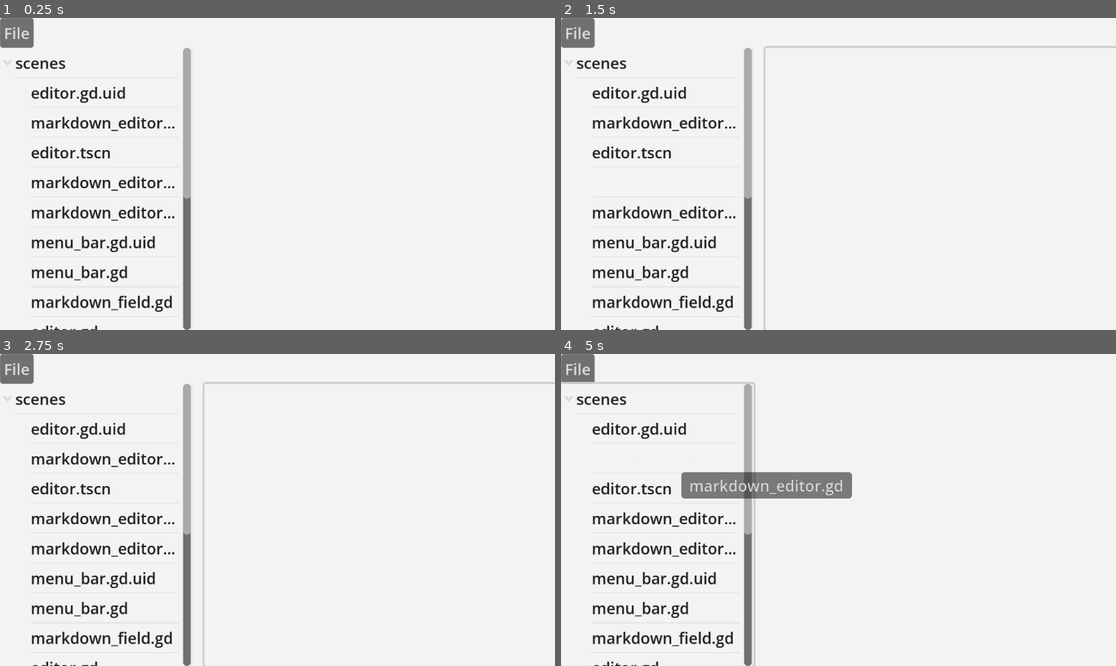
Above: before the commit, frames 1-4 (two rows, left to right).
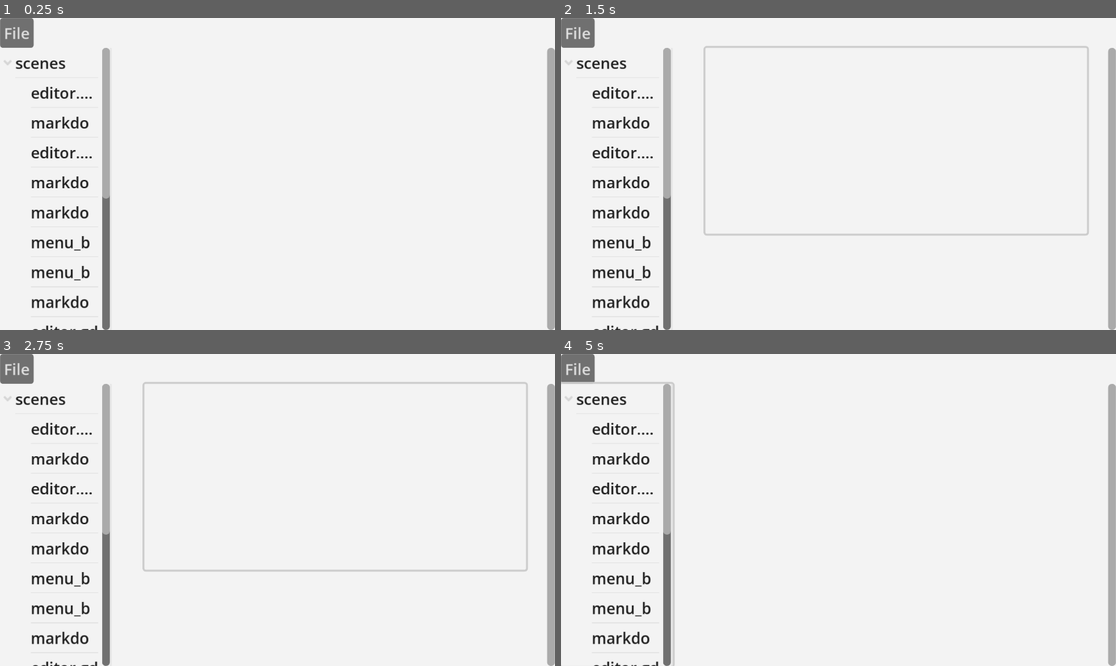
Above: after the commit, the same moments.

Repository: olafjanssen/snorfeld
Game: Godot game, scene res://scenes/editor.tscn
Two runs of this game, one before a commit and one after it. Both use one fixed random seed, a clock stepped at 60 frames per second and the inputs below.
Inputs (mouse positions are in pixels of both pictures, inside the frame that each line leads up to):
- Up to frame 1 (0.25 s): no input
- Up to frame 2 (1.5 s): tap Enter at 0.5 s; move the mouse to (938, 189) at 0.52 s; hold Right 0.53-1.28 s; tap Backspace at 0.6 s; click (938, 189) at 0.67 s; tap Space at 1.25 s; move the mouse to (727, 189) at 1.27 s; hold Down from 1.28 s (still down); tap Delete at 1.35 s
- Up to frame 3 (2.75 s): move the mouse to (333, 441) at 2.02 s; release Down at 2.03 s; hold Right from 2.03 s (still down); tap Enter at 2.1 s
- Up to frame 4 (5 s): tap Enter at 2.75, 4.25 s; move the mouse to (810, 572) at 2.77 s; release Right at 2.78 s; hold Up 2.78-3.53 s; tap C at 2.85 s; click (810, 572) at 2.92 s; tap Space at 3.5 s; move the mouse to (1005, 556) at 3.52 s; hold Left from 3.53 s (still down); tap V at 3.6 s; move the mouse to (672, 463) at 4.27 s; tap X at 4.35 s

The runs differ from the first frame. In frame 1, 5.4% of the frame differs, in the area x 14-100%, y 9-100%; in frame 2, 6.5%; in frame 3, 6.4%; in frame 4, 8.4%, in the area x 5-100%, y 8-100%.

Commit message:
Improved themes font sizes

Diff:
--- a/scenes/editor.tscn
+++ b/scenes/editor.tscn
@@ -39,8 +39,8 @@
 anchor_bottom = 1.0
 offset_top = 24.0
 theme = ExtResource("2_xg7d5")
-split_offsets = PackedInt32Array(200)
-split_offset = 200
+split_offsets = PackedInt32Array(116)
+split_offset = 116
 
 [node name="FileBrowser" type="Tree" parent="HSplitContainer" unique_id=1189385257]
 layout_mode = 2
--- a/scenes/markdown_editor.gd
+++ b/scenes/markdown_editor.gd
@@ -1,7 +1,7 @@
 extends Control
 
 @onready var scroll: ScrollContainer = $ScrollContainer
-@onready var markdown_label: MarkdownLabel = $ScrollContainer/MarkdownContent
+@onready var markdown_label: MarkdownLabel = $ScrollContainer/MarginContainer/MarkdownContent
 @onready var cursor_timer: Timer = $Timer
 
 var text: String = ""
--- a/scenes/markdown_editor.tscn
+++ b/scenes/markdown_editor.tscn
@@ -18,8 +18,18 @@
 anchor_right = 1.0
 anchor_bottom = 1.0
 theme = ExtResource("2_grceo")
+horizontal_scroll_mode = 0
+vertical_scroll_mode = 2
 
-[node name="MarkdownContent" type="RichTextLabel" parent="ScrollContainer" unique_id=1400961899]
+[node name="MarginContainer" type="MarginContainer" parent="ScrollContainer" unique_id=1461582576]
+layout_mode = 2
+size_flags_horizontal = 3
+size_flags_vertical = 3
+theme_override_constants/margin_left = 22
+theme_override_constants/margin_right = 22
+theme_override_constants/margin_bottom = 100
+
+[node name="MarkdownContent" type="RichTextLabel" parent="ScrollContainer/MarginContainer" unique_id=1400961899]
 layout_mode = 2
 size_flags_horizontal = 3
 size_flags_vertical = 3
@@ -30,6 +40,8 @@
 [b]Hello![/b]
 [i]Hello[/i]
 [font_size=23]Hello! hpw are you [/font_size]"
+fit_content = true
+scroll_active = false
 context_menu_enabled = true
 selection_enabled = true
 script = ExtResource("2_mdfield")
--- a/scenes/markdown_field.gd
+++ b/scenes/markdown_field.gd
@@ -9,14 +9,6 @@
 @export_multiline var markdown_text: String : set = _set_markdown_text
 
 @export var keep_markdown_markers: bool = true
-
-@export_group("Header formats")
-@export var h1_size: int = 24
-@export var h2_size: int = 20
-@export var h3_size: int = 18
-@export var h4_size: int = 16
-@export var h5_size: int = 14
-@export var h6_size: int = 12
 
 var _dirty: bool = false
 
@@ -95,11 +87,11 @@
 	return result
 
 func _get_header_size(level: int) -> int:
-	match level:
-		1: return h1_size
-		2: return h2_size
-		3: return h3_size
-		4: return h4_size
-		5: return h5_size
-		6: return h6_size
-	return h1_size
+	var theme_names := ["h1_font_size", "h2_font_size", "h3_font_size", "h4_font_size", "h5_font_size", "h6_font_size"]
+	print(level)
+	if level >= 1 and level <= 6:
+		var theme_size := get_theme_font_size(theme_names[level - 1])
+		print(theme_size)
+		if theme_size != null:
+			return theme_size
+	return get_theme_default_font_size()
--- a/themes/light_theme.tres
+++ b/themes/light_theme.tres
@@ -17,11 +17,11 @@
 RichTextLabel/font_sizes/bold_font_size = 22
 RichTextLabel/font_sizes/bold_italics_font_size = 22
 RichTextLabel/font_sizes/h1_font_size = 44
-RichTextLabel/font_sizes/h2_font_size = 16
-RichTextLabel/font_sizes/h3_font_size = 16
-RichTextLabel/font_sizes/h4_font_size = 16
-RichTextLabel/font_sizes/h5_font_size = 16
-RichTextLabel/font_sizes/h6_font_size = 16
+RichTextLabel/font_sizes/h2_font_size = 36
+RichTextLabel/font_sizes/h3_font_size = 28
+RichTextLabel/font_sizes/h4_font_size = 22
+RichTextLabel/font_sizes/h5_font_size = 22
+RichTextLabel/font_sizes/h6_font_size = 22
 RichTextLabel/font_sizes/italics_font_size = 22
 RichTextLabel/font_sizes/mono_font_size = 22
 RichTextLabel/font_sizes/normal_font_size = 22
